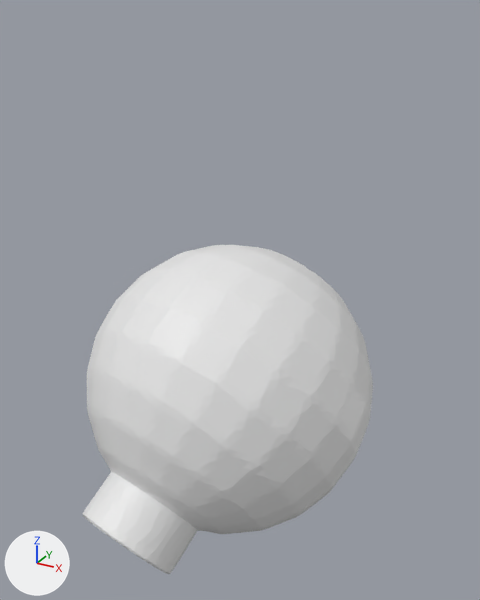
An edit to the OBJ model dataset/fix/e_data/train_mesh/out_1_0_2.obj, drawn before and after from the same camera.
The view is the same before and after, from a 50 mm camera at (0.453, -0.664, 0.339) aimed at (0.092, -0.007, 0.011). The lights are fixed; the arrows at lower left show +X, +Y and +Z. Where no turn or scale is listed for an object, it has been applied to the vertices.

In view in the first picture: 'out_1_0_2'.
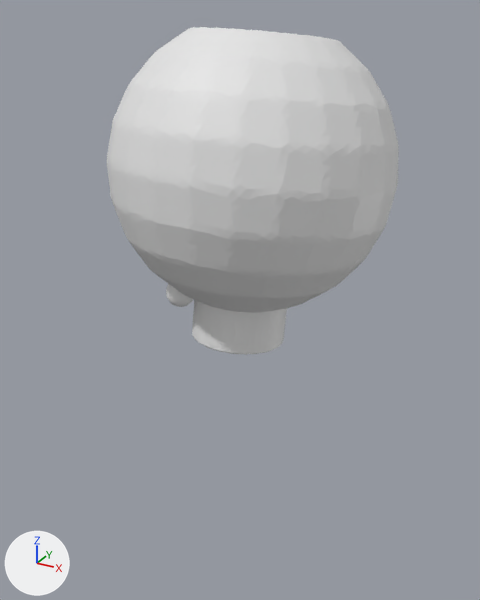
Boxes [x1, y1, x2, y2] around the edits, measured in the pictures (480 x 600 px; the box of a moved part takes in the faces that stretch with it):
'out_1_0_2', reshaped: before [83, 245, 373, 574]; after [107, 27, 399, 355]
part 1 of me_out_1_0_2, moved or reshaped (not visible before): after [166, 284, 193, 307]
part 2 of me_out_1_0_2, moved or reshaped: before [83, 245, 372, 574]; after [107, 27, 399, 355]

The change, as a diff of the scene's bpy script:
```diff
--- a/dataset/fix/e_data/train_mesh/out_1_0_2.obj.py
+++ b/dataset/fix/e_data/train_mesh/out_1_0_2.obj.py
@@ me_out_1_0_2 @@
 me_out_1_0_2.from_pydata(...)  # 15378 vertices, 30756 faces; spans x -0.071..0.273, y -0.259..0.122, z -0.257..0.087
 # used by ob_out_1_0_2; location = (0.0, 0.0, 0.0)
+# me_out_1_0_2 part 1: the loose piece of 5002 vertices spanning x -0.018..0.018, y -0.018..0.018, z -0.018..0.018 is multiplied about its middle by the matrix ((0.979, 0.081, -0.343), (-0.302, 0.716, -0.692), (0.182, 0.75, 0.697))
+# me_out_1_0_2 part 2: the loose piece of 10376 vertices spanning x -0.071..0.273, y -0.259..0.122, z -0.257..0.087 is multiplied about its middle by the matrix ((0.979, 0.081, -0.343), (-0.302, 0.716, -0.692), (0.182, 0.75, 0.697)), then moved by (-0.037, 0.128, 0.225)
```
